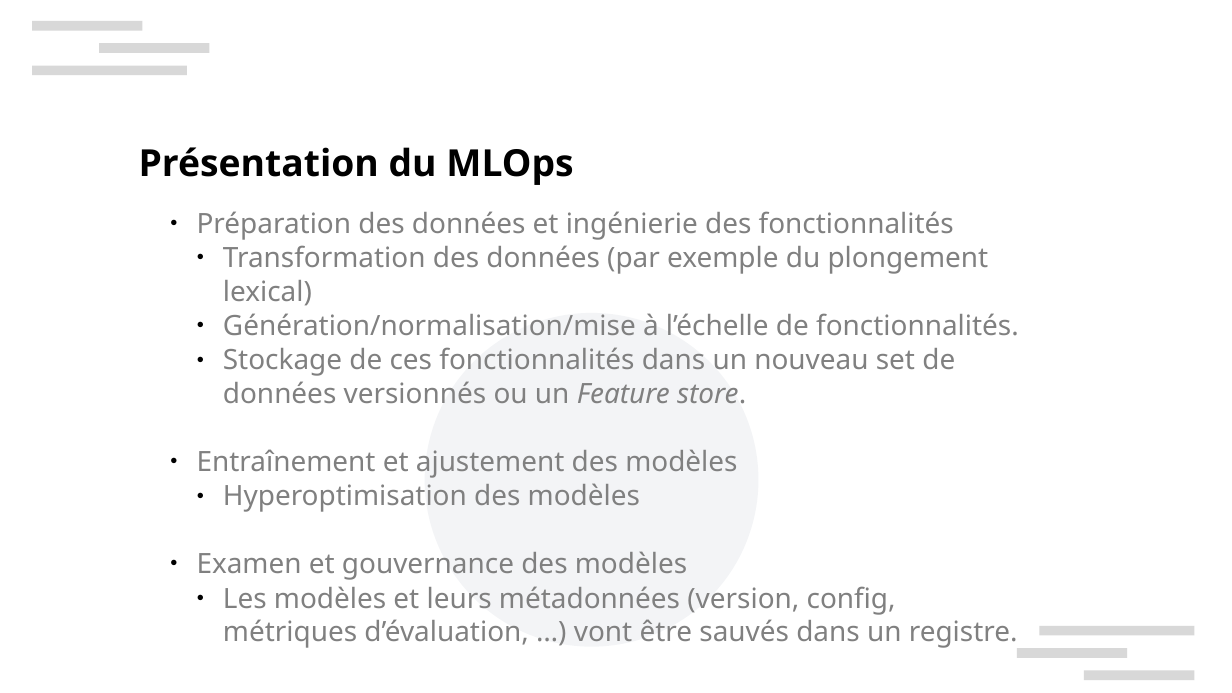
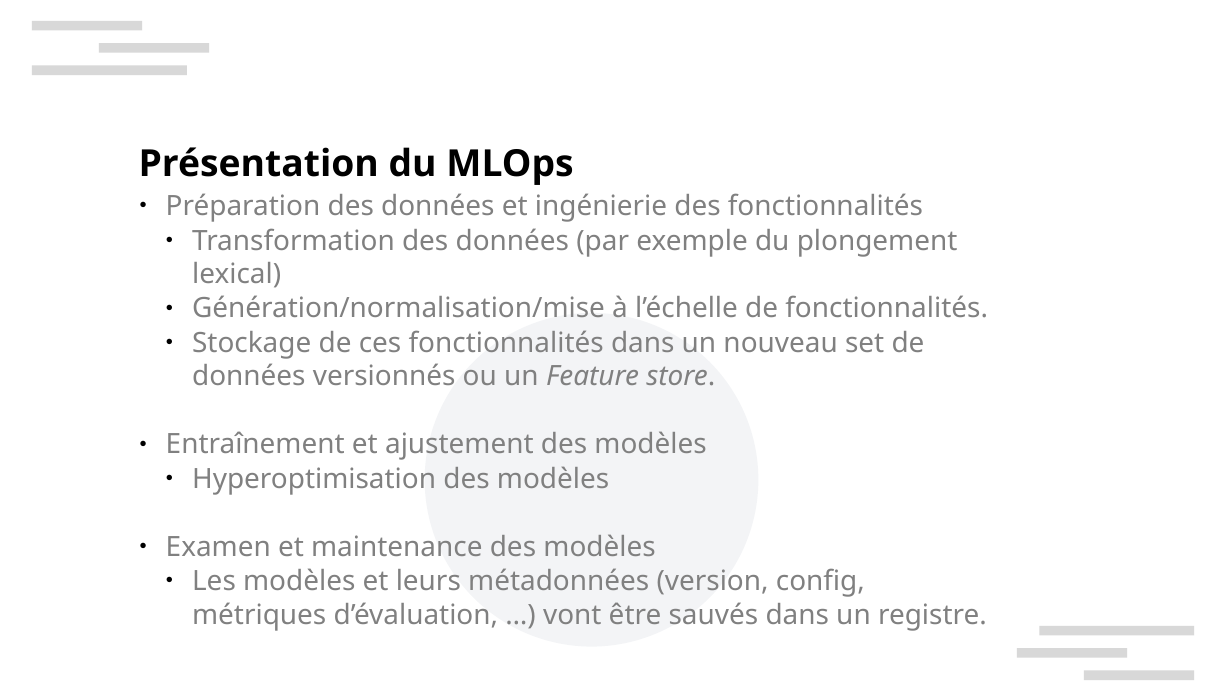
Before and after one commit to xbarrelet/ml-project-5, a slide deck: slide 19 of Barrelet_Xavier_7_presentation_082024.pptx. Drawn at 1232x693 pixels with LibreOffice and Linux fonts; fonts in the diff are those of the drawing; background and template pictures are left out. Boxes give left, top, right and bottom in pixels: in the first picture for what was removed or moved away, otherwise in the second. Text is boxed around its words. In the diff, an @@ line names an element or a change of style, - is before the commit and + after.

```diff
--- a/Barrelet_Xavier_7_presentation_082024.pptx
+++ b/Barrelet_Xavier_7_presentation_082024.pptx
@@ text "Préparation des données et ingénierie ...": place and size @@
-text "Préparation des données et ingénierie ..." at box(197, 211, 1019, 648)
+text "Préparation des données et ingénierie ..." at box(166, 193, 988, 631)
@@ text at box(166, 534, 655, 557): text changed @@
-  ● Examen et gouvernance des modèles
+  ● Examen et maintenance des modèles
```
Also in this commit, not shown: 9 other slides changed, 6 other files.
